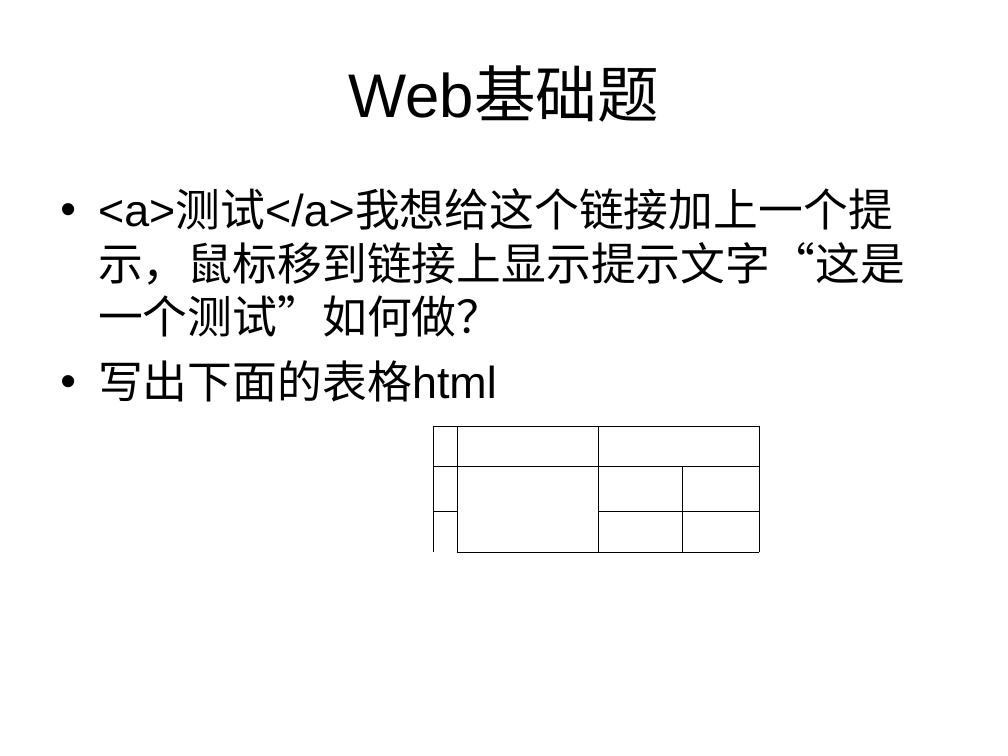
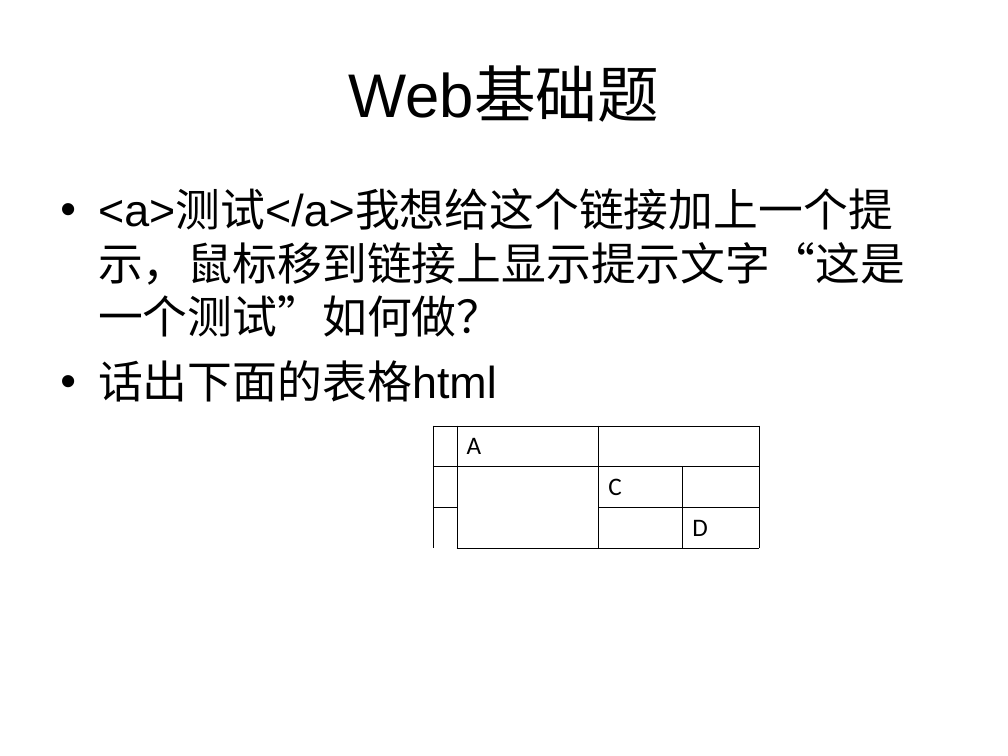
Before and after one commit to Ravivishnubhotla/basewebframework, a slide deck: slide 12 of 工作文档/人才筛选/面试/笔试题管理.ppt. Drawn at 1008x756 pixels with LibreOffice and Linux fonts; fonts in the diff are those of the drawing. Boxes give left, top, right and bottom in pixels: in the first picture for what was removed or moved away, otherwise in the second. Text is boxed around its words. In the diff, an @@ line names an element or a change of style, - is before the commit and + after.

```diff
--- a/工作文档/人才筛选/面试/笔试题管理.ppt
+++ b/工作文档/人才筛选/面试/笔试题管理.ppt
@@ text at bbox=[98, 360, 497, 402]: text changed @@
-• 写出下面的表格html
+• 话出下面的表格html
@@ table at bbox=[433, 425, 759, 546] @@
-row 1, column 2: 
+row 1, column 2: A
-row 2, column 3: 
+row 2, column 3: C
-row 3, column 4: 
+row 3, column 4: D
```
Also in this commit, not shown: 2 other slides changed, 2 other files.
